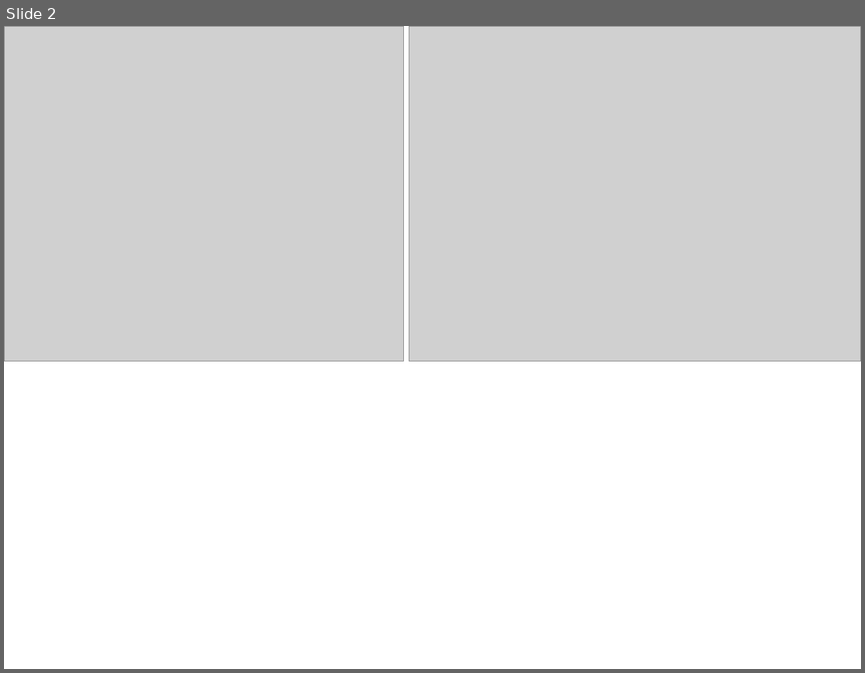
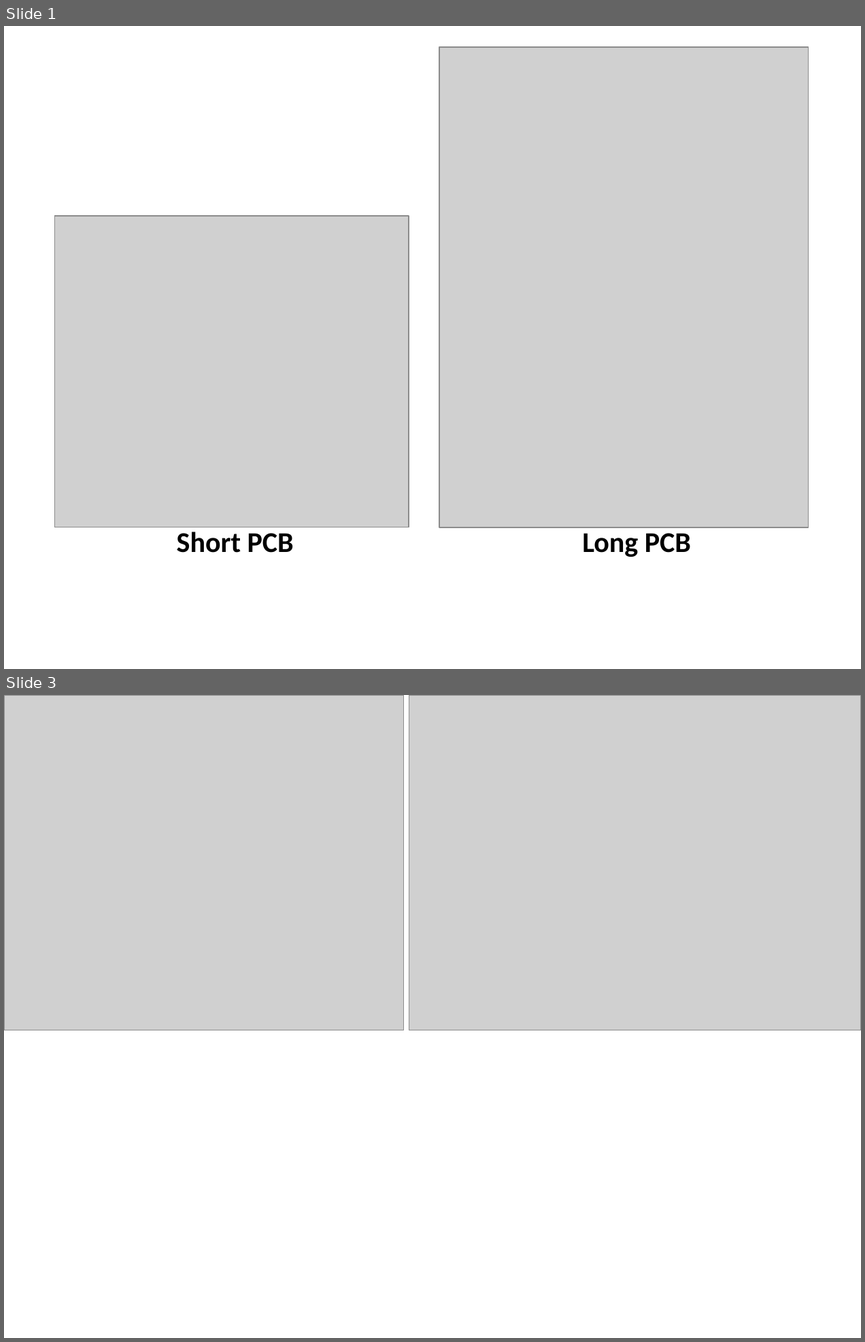
Before and after one commit to Raphael-Boichot/Game_Boy_Mini_Flashable_Camera, a slide deck: Images/Components_placement.pptx. Shown one above the other, each under a label of ours: slide 2 before the commit, slides 1 and 3 after it; the slides between them are not shown. The pictures are 865x673 and 865x1342 pixels, drawn with LibreOffice and Linux fonts; fonts in the diff are those of the drawing; grey boxes stand for pictures. Boxes give left, top, right and bottom in pixels: in the first picture for what was removed or moved away, otherwise in the second. Text is boxed around its words. In the diff, an @@ line names an element or a change of style, - is before the commit and + after.

```diff
--- a/Images/Components_placement.pptx
+++ b/Images/Components_placement.pptx
@@ slide 1 added at box(4, 26, 861, 669), background #FFFFFF @@
@@ picture added at box(439, 48, 808, 527) @@
@@ picture added at box(54, 215, 409, 526) @@
@@ text added at box(177, 531, 294, 552), 24 pt, text #000000, bold @@
+Short PCB
@@ text added at box(582, 533, 691, 556), 24 pt, text #000000, bold @@
+Long PCB
@@ what was slide 2 is now slide 3 @@
```
Also in this commit, not shown: 1 slide changed, 1 other slide added, 1 slide removed, 1 other file.
